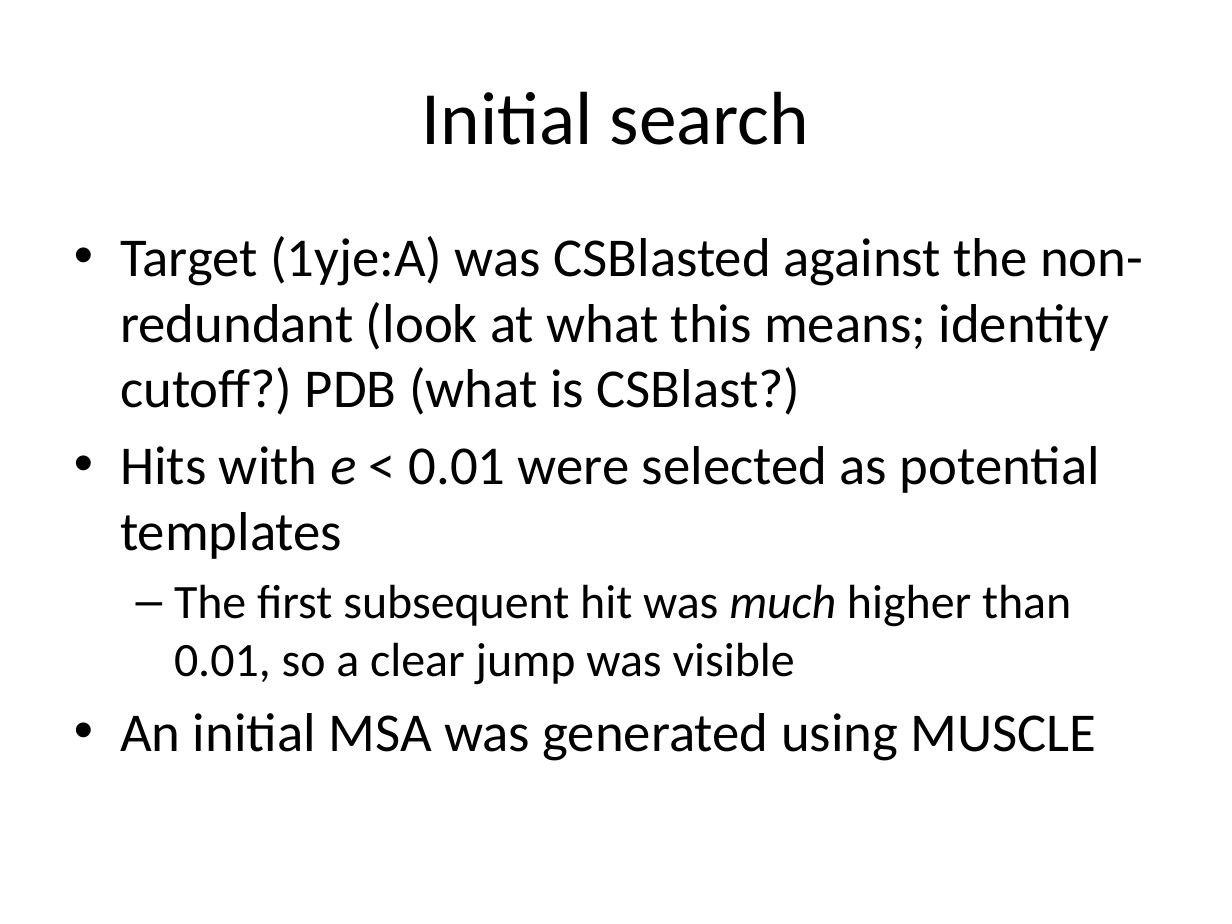
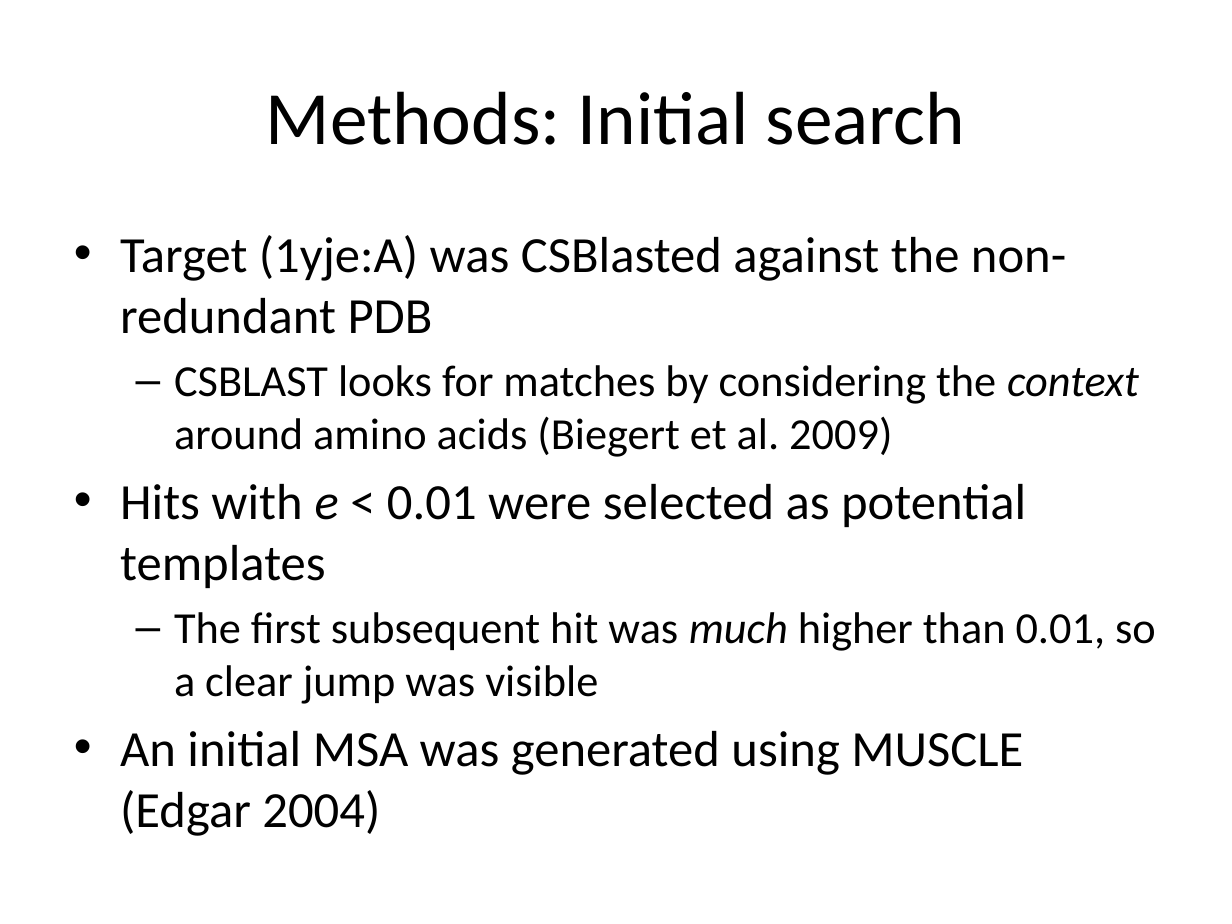
Before and after one commit to iosonofabio/bi2-ss12-p6, a slide deck: slide 5 of project6.pptx. Drawn at 1232x924 pixels with LibreOffice and Linux fonts; fonts in the diff are those of the drawing. Boxes give left, top, right and bottom in pixels: in the first picture for what was removed or moved away, otherwise in the second. Text is boxed around its words. In the diff, an @@ line names an element or a change of style, - is before the commit and + after.

```diff
--- a/project6.pptx
+++ b/project6.pptx
@@ title at <box>266,91,965,145</box>: text changed @@
-Initial search
+Methods: Initial search
@@ text at <box>120,235,1139,457</box>: text changed; size 32 to 25.9 pt @@
-• Target (1yje:A) was CSBlasted against the non-redundant (look at what this means; identity cutoff?) PDB (what is CSBlast?)
+• Target (1yje:A) was CSBlasted against the non-redundant PDB
+  – CSBLAST looks for matches by considering the context around amino acids (Biegert et al. 2009)
@@ text at <box>120,484,1156,704</box>: size 32 to 29.6 pt in "Hits with e < 0.01 were selected ..."; size 28 to 25.9 pt in "The first subsequent hit was much higher ..." @@
@@ text at <box>120,731,1023,836</box>: text changed; size 32 to 29.6 pt @@
-• An initial MSA was generated using MUSCLE
+• An initial MSA was generated using MUSCLE (Edgar 2004)
```
Also in this commit, not shown: 7 other slides changed, 7 slides added, 1 slide removed, 18 other files.
